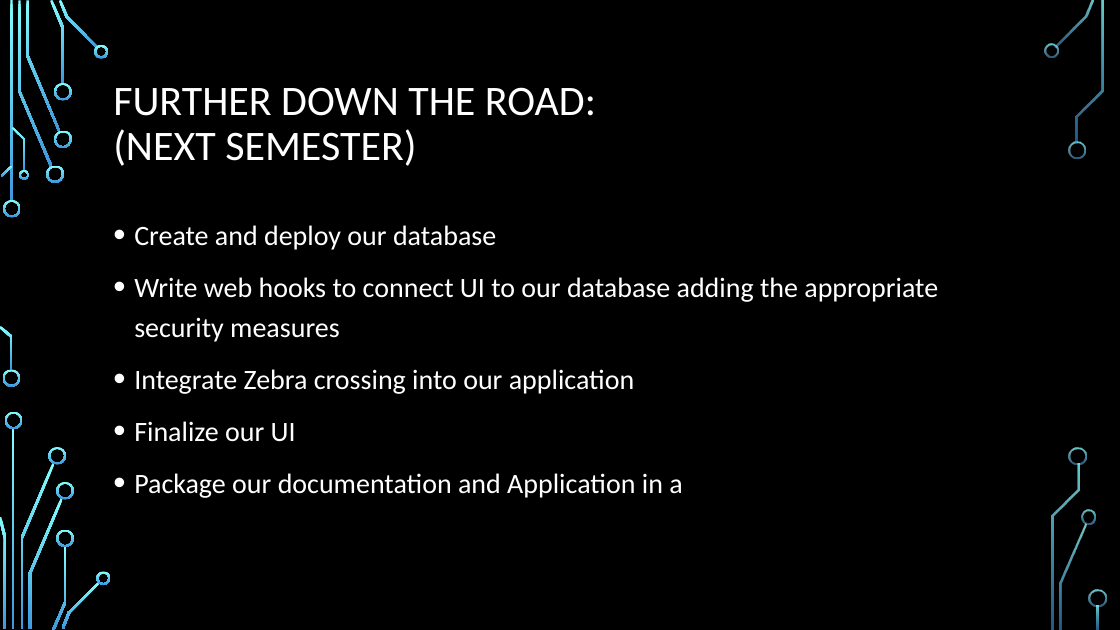
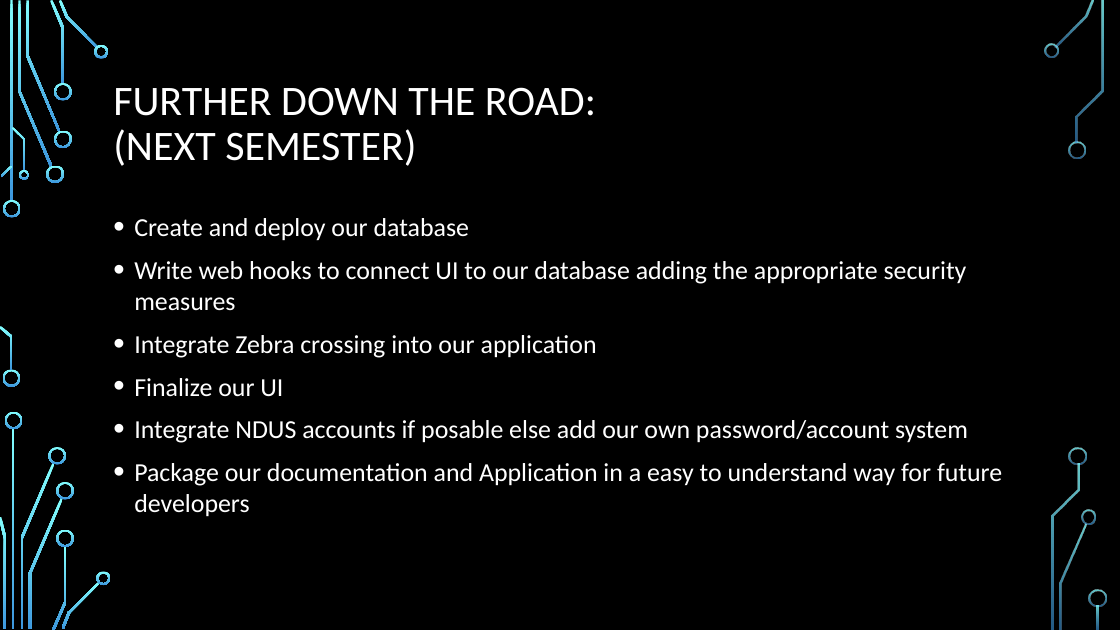
Before and after one commit to frozenNodak/InventoryManagement491, a slide deck: slide 8 of Inventory Management System demo draft.pptx. Drawn at 1120x630 pixels with LibreOffice and Linux fonts; fonts in the diff are those of the drawing; background and template pictures are left out. Boxes give left, top, right and bottom in pixels: in the first picture for what was removed or moved away, otherwise in the second. Text is boxed around its words. In the diff, an @@ line names an element or a change of style, - is before the commit and + after.

```diff
--- a/Inventory Management System demo draft.pptx
+++ b/Inventory Management System demo draft.pptx
@@ text at <box>134,218,967,397</box>: size 24 to 22.2 pt in "Create and deploy our database", "Write web hooks to connect UI to ...", "Integrate Zebra crossing into our application", "Finalize our UI"; line spacing 1.2 to 1 @@
@@ text at <box>134,420,1002,517</box>: text changed; size 24 to 22.2 pt @@
-• Package our documentation and Application in a
+• Integrate NDUS accounts if posable else add our own password/account system
+• Package our documentation and Application in a easy to understand way for future developers
```
Also in this commit, not shown: 2 other slides changed.
